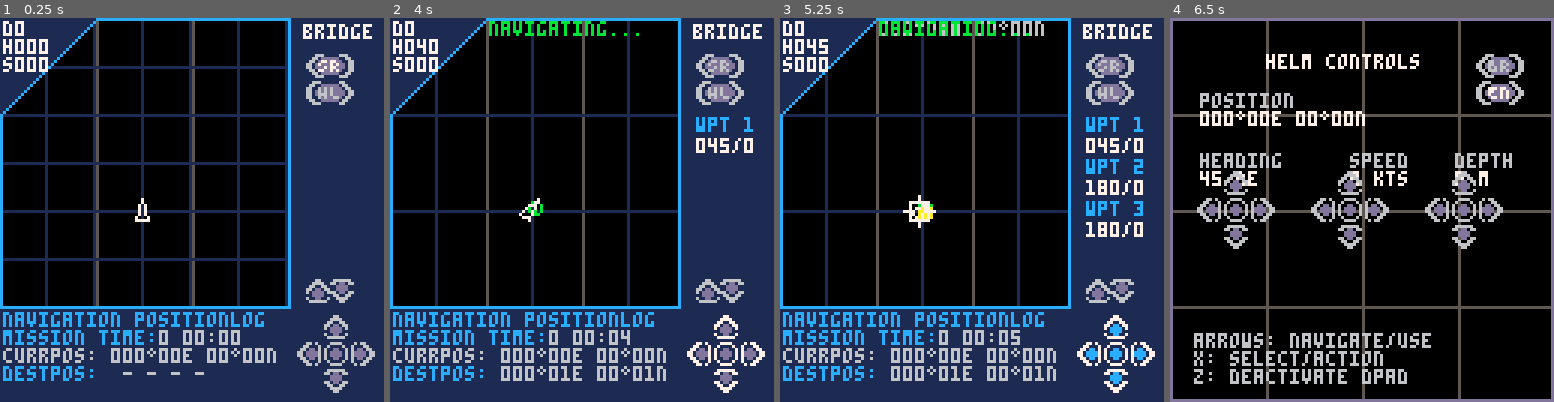
Above: before the commit, frames 1-4 (left to right).
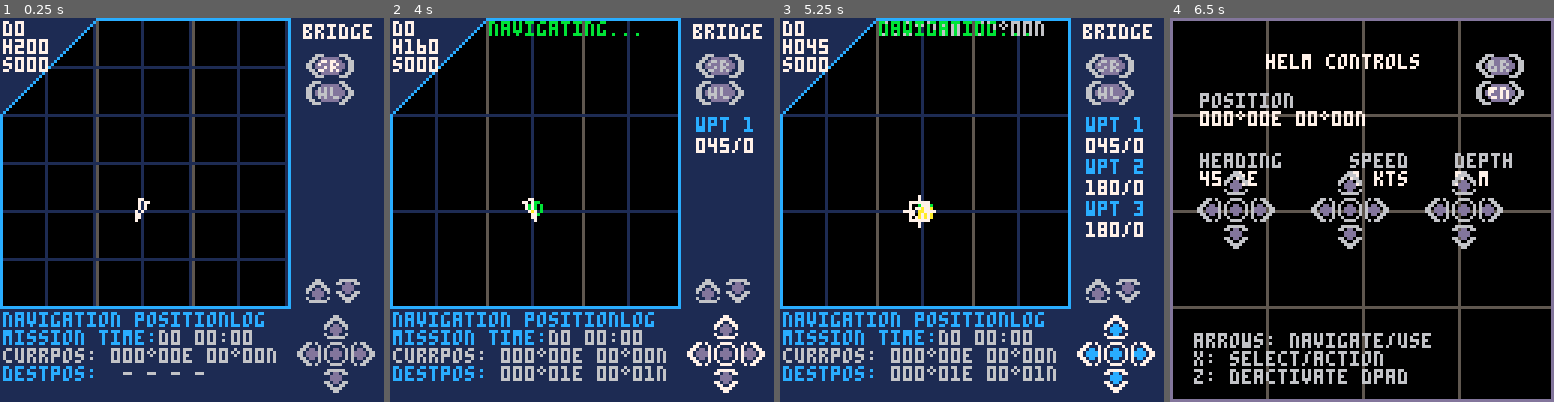
Above: after the commit, the same moments.

Repository: NickWest27/AquaNovaPico
Game: PICO-8 cartridge aquanova.p8
Same seed, same stepped clock (60 frames per second), same inputs: the game is played once before the commit and once after it.
Inputs:
- Up to frame 1 (0.25 s): no input
- Up to frame 2 (4 s): tap O (Z key) at 0.33, 0.7, 1.43, 2.22, 3.1, 3.98 s; tap X (X key) at 1.07, 2.07, 2.4, 2.73, 3.07, 3.4, 3.73 s; hold Left 1.97-2.37 s; hold Down 2.42-2.82 s; hold Right 2.87-3.53 s; hold Up from 3.58 s (still down)
- Up to frame 3 (5.25 s): tap X (X key) every 0.33 s from 4.07 to 5.07 s; release Up at 4.08 s; hold Right 4.13-4.53 s; hold Down 4.58-5.08 s; tap O (Z key) at 4.87 s; hold Left from 5.13 s (still down)
- Up to frame 4 (6.5 s): tap X (X key) every 0.33 s from 5.4 to 6.4 s; tap O (Z key) at 5.75 s; release Left at 5.8 s; hold Up 5.85-6.18 s; hold Left from 6.23 s (still down)

The runs differ from the first frame. In frame 1, 0.8% of the frame differs, in the area x 3-94%, y 6-86%; in frame 2, 1.0%, in the area x 3-94%, y 5-86%; in frame 3, 0.7%; in frame 4, nothing differs.

Commit message:
Refactor time system with mission and zulu time tracking
Replaces frame-based time system with proper second-based tracking.
Mission time (m_time) resets at port, zulu time (z_time) persists
across game sessions. Adds clear hooks for per-second and per-day
resource updates.

Diff:
--- a/aquanova.p8
+++ b/aquanova.p8
@@ -30,17 +30,20 @@
 }
 
 -- === time ===
-game_time = 0
-day_length = 1800 -- frames per day (60 seconds at 30fps)
-current_day = 0
-current_hour = 0
-current_minute = 0
+frames = 0 -- frame counter (30fps)
+last_second = 0 -- last frame when a second elapsed
+m_time = 0 -- mission time in seconds (resets at port)
+z_time = 28800 -- zulu time in seconds (starts at 8:00 AM)
+m_day = 0 -- mission day counter (0-based)
+z_day = 1 -- zulu day counter (1-based)
+day = 86400 -- seconds per day constant
+
 
 -- === submarine ===
 sub = {
   lon = 0, -- longitude in minutes (-10800 to +10800)
   lat = 0, -- latitude in minutes (-5400 to +5400)
-  heading = 0, -- degrees 1-360 degrees True North
+  heading = 200, -- degrees 1-360 degrees True North
   speed = 0, -- knots 0-160
   depth = 0 -- meters 0-1200
 }
@@ -115,8 +118,8 @@
 -- === initialization ===
 -- =====================================================================
 function _init()
-  -- resources initialized above
   setup_station_buttons()
+  -- reset game state after game over (keep mission progression, reset everything else)
 end
 
 function setup_station_buttons()
@@ -297,7 +300,7 @@
 
   -- zoom controls
   button("up", 102, 87, zoom_in, "-")
-  button("down", 110, 87, zoom_out, "+")
+  button("down", 112, 87, zoom_out, "+")
 
   dpad(108, 108, {
     label = "cursor",
@@ -428,27 +431,35 @@
 end
 
 function update_time()
-  -- time progression
-  game_time += 1
-
-  -- update hours and minutes (30 frames = 1 minute)
-  local total_minutes = flr(game_time / 30)
-  current_hour = flr(total_minutes / 60) % 24
-  current_minute = total_minutes % 60
-
-  -- new day check
-  if game_time >= day_length then
-    game_time = 0
-    current_day += 1
-    current_hour = 0
-    current_minute = 0
-
-    -- daily resource consumption
-    resources.food -= 1
-
-    -- game over check
-    if resources.food <= 0 then
-      resources.food = 0
+  frames += 1
+
+  -- check if a full second has elapsed (every 30 frames)
+  if frames - last_second >= 30 then
+    last_second = frames
+
+    -- increment time by 1 second
+    m_time += 1
+    z_time += 1
+
+    -- === per-second updates (mission time) ===
+    -- add per-second resource changes here
+    -- example: resources.battery -= 1
+
+    -- check if mission day rolled over
+    if m_time >= day then
+      m_time -= day
+      m_day += 1
+
+      -- === per-day updates (mission time) ===
+      resources.food -= 1
+      if resources.food <= 0 then
+        resources.food = 0
+      end
+    end
+
+    -- check if zulu day rolled over
+    if z_time >= day * z_day then
+      z_day += 1
     end
   end
 end
@@ -488,7 +499,7 @@
           sub.heading -= 5
         end
       else
-        sub.heading = desired_heading
+        sub.heading = flr(desired_heading)
       end
 
       -- wrap heading
@@ -991,9 +1002,9 @@
   line(0, 32, 32, 0, 12) -- top left corner
 
   -- draw submarine status info (top left, on map)
-  print("d" .. sub.depth, 1, 1, 7)
-  print("h" .. pad_zeros(sub.heading, 3), 1, 7, 7)
-  print("s" .. pad_zeros(sub.speed, 3), 1, 13, 7)
+  print("d" .. flr(sub.depth), 1, 1, 7)
+  print("h" .. pad_zeros(flr(sub.heading), 3), 1, 7, 7)
+  print("s" .. pad_zeros(flr(sub.speed), 3), 1, 13, 7)
 
   -- navigation status (top center, on map)
   if active_waypoint_index > 0 then
@@ -1007,7 +1018,9 @@
   -- bottom info bar (outside map)
   print("navigation positionlog", 1, 98, 12) -- info bar title
   print("mission time: ", 1, 104, 12)
-  print(current_day .. " " .. pad_zeros(current_hour, 2) .. ":" .. pad_zeros(current_minute, 2), 53, 104, 6) -- mission time label
+  local m_hour = flr(m_time / 3600) % 24
+  local m_min = flr(m_time / 60) % 60
+  print("d" .. m_day .. " " .. pad_zeros(m_hour, 2) .. ":" .. pad_zeros(m_min, 2), 53, 104, 6) -- mission time label
   print("currpos: " .. format_position(sub.lon, sub.lat), 1, 110, 6) -- current position label
   print("destpos: ", 1, 116, 12)
   if active_waypoint_index > 0 and active_waypoint_index <= #waypoints then
@@ -1036,13 +1049,13 @@
   local dir_idx = flr((sub.heading + 22.5) / 45) % 8 + 1
 
   print("heading", 10, y, 6)
-  print(sub.heading .. " " .. compass[dir_idx], 10, y+6, 7)
+  print(flr(sub.heading) .. " " .. compass[dir_idx], 10, y+6, 7)
 
   print("speed", 60, y, 6)
-  print(sub.speed .. " kts", 60, y+6, 7)
+  print(flr(sub.speed) .. " kts", 60, y+6, 7)
 
   print("depth", 95, y, 6)
-  print(sub.depth .. " m", 95, y+6, 7)
+  print(flr(sub.depth) .. " m", 95, y+6, 7)
 
   -- draw buttons (dpads will be drawn below labels)
   draw_ui_buttons()
@@ -1101,18 +1114,12 @@
 
   local y = 25
 
-  -- display mission clock (day and time)
-  local hour_str = current_hour
-  if current_hour < 10 then
-    hour_str = "0" .. current_hour
-  end
-  local min_str = current_minute
-  if current_minute < 10 then
-    min_str = "0" .. current_minute
-  end
-  print("mission clock", 10, y, 6)
+  -- display zulu clock (world time)
+  local z_hour = flr(z_time / 3600) % 24
+  local z_min = flr(z_time / 60) % 60
+  print("zulu clock", 10, y, 6)
   y += 8
-  print("day: " .. current_day .. " " .. hour_str .. ":" .. min_str, 10, y, 7)
+  print("day: " .. z_day .. " " .. pad_zeros(z_hour, 2) .. ":" .. pad_zeros(z_min, 2), 10, y, 7)
   y += 15
 
   -- display position
Not shown, changed: Todos.txt
Not shown, changed: implementation.txt
